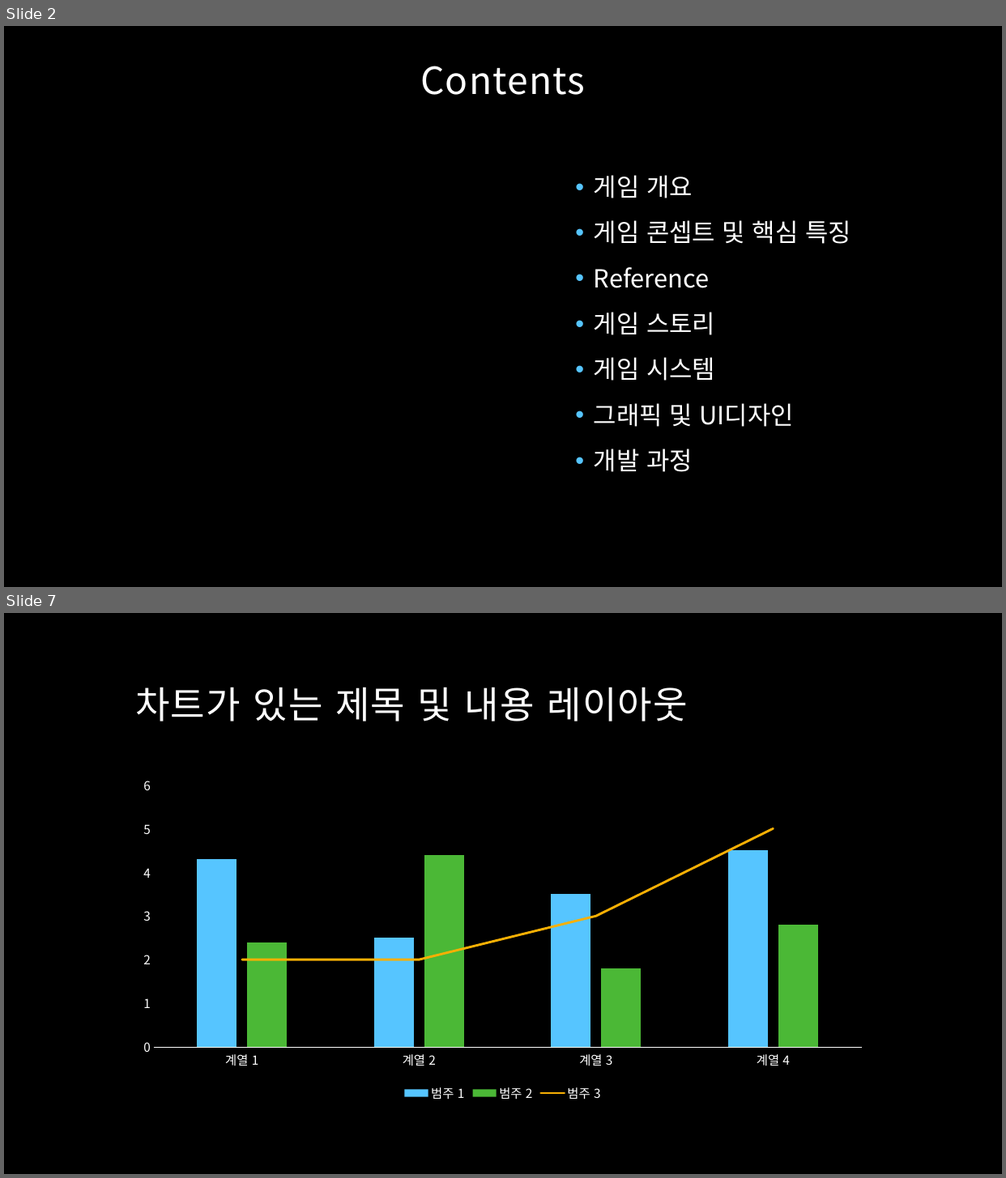
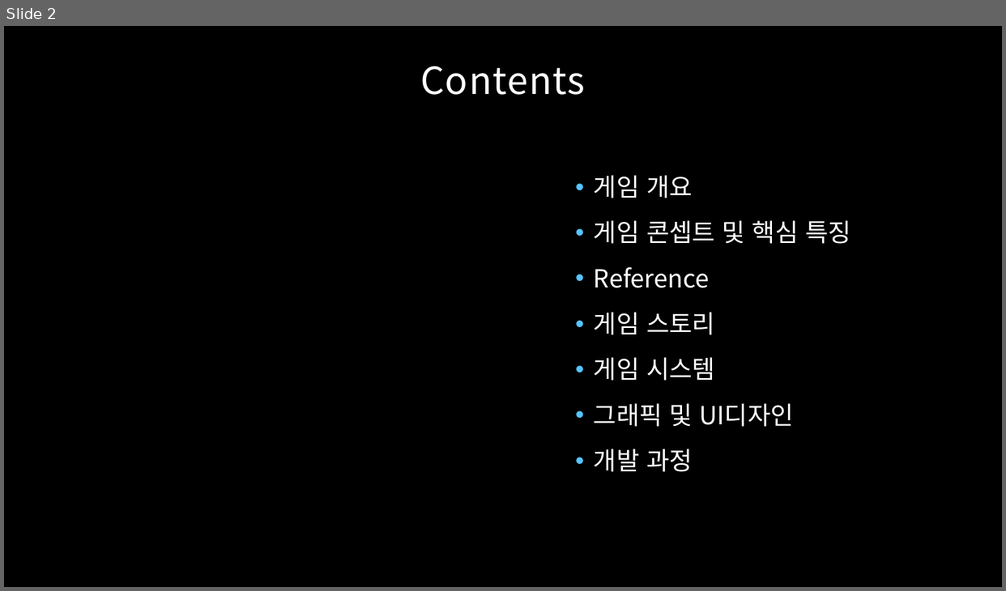
Before and after one commit to SoljikNim/MBC_DownThere, a slide deck: The Deep.pptx. Shown one above the other, each under a label of ours: slides 2 and 7 before the commit, slide 2 after it; the slides between them are not shown. The pictures are 1006x1178 and 1006x591 pixels, drawn with LibreOffice and Linux fonts; fonts in the diff are those of the drawing; background and template pictures are left out. Boxes give left, top, right and bottom in pixels: in the first picture for what was removed or moved away, otherwise in the second. Text is boxed around its words. In the diff, an @@ line names an element or a change of style, - is before the commit and + after.

```diff
--- a/The Deep.pptx
+++ b/The Deep.pptx
@@ slide 7 removed at (x1=4, y1=613, x2=1002, y2=1174), background picture (left out) @@
@@ title removed at (x1=135, y1=687, x2=688, y2=722) @@
-차트가 있는 제목 및 내용 레이아웃
@@ column chart removed at (x1=128, y1=769, x2=876, y2=1105) @@
-categories: 계열 1, 계열 2, 계열 3, 계열 4
-범주 1: 4.3, 2.5, 3.5, 4.5
-범주 2: 2.4, 4.4, 1.8, 2.8
-범주 3: 2, 2, 3, 5
```
Also in this commit, not shown: 4 slides changed, 4 slides added, 7 other slides removed, 3 other files.
